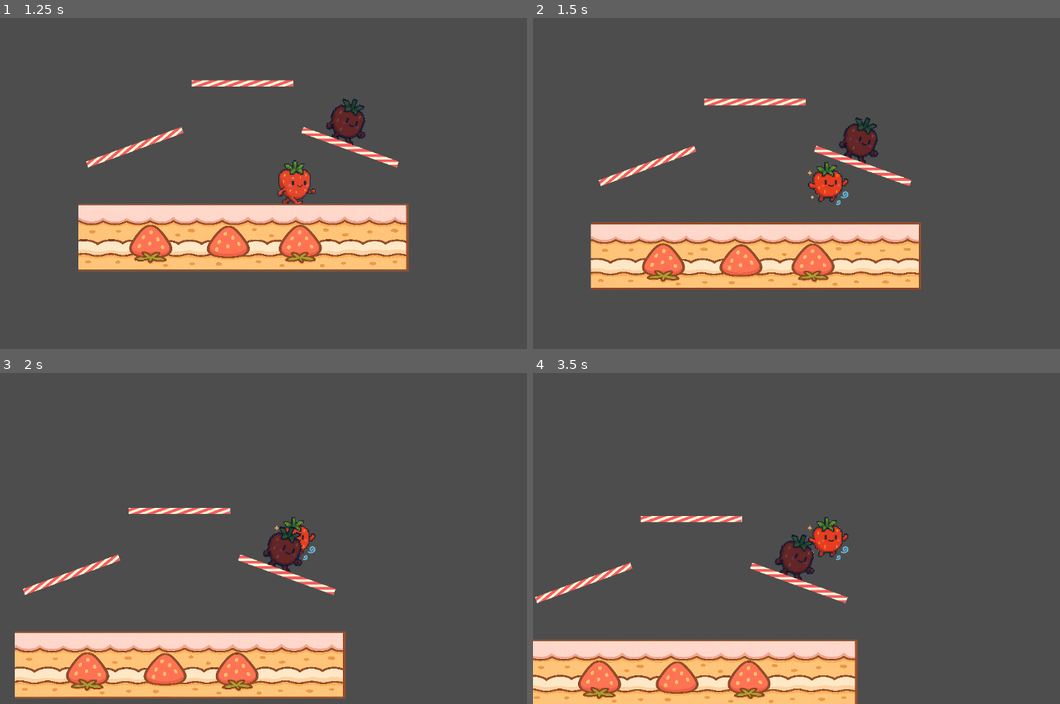
Above: before the commit, frames 1-4 (two rows, left to right).
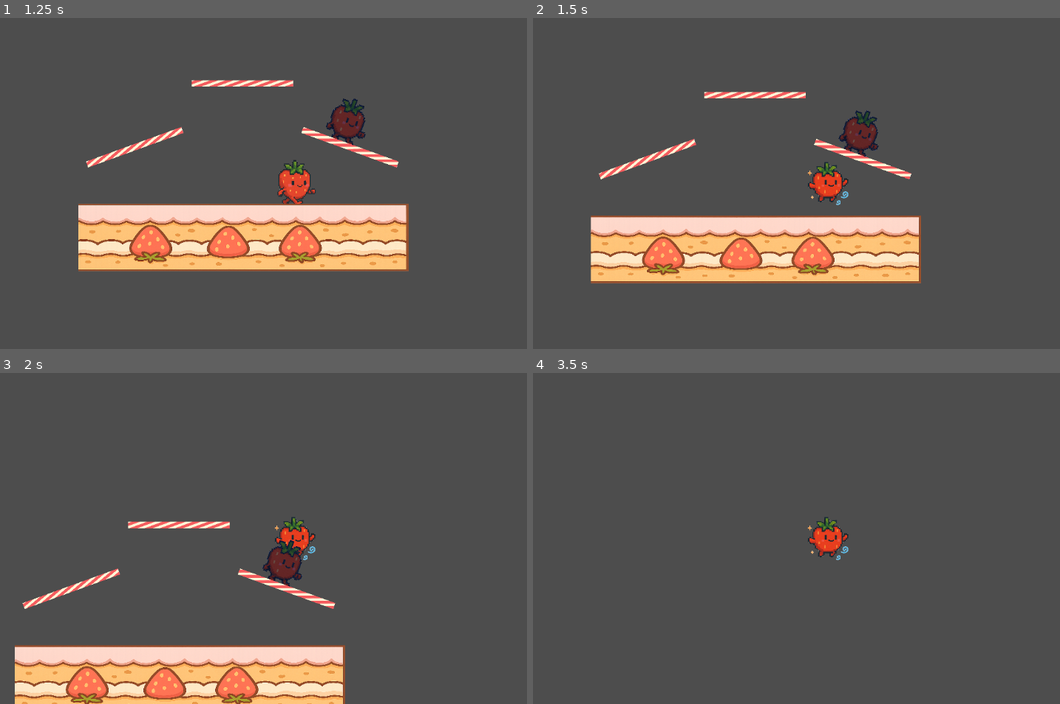
Above: after the commit, the same moments.

Repository: ktarrant/shortcake
Game: Godot game, scene res://scenes/main/Main.tscn
The game is run twice, just before and just after one commit, with the same random seed, the same clock (stepped at 60 frames per second) and the same inputs.
Inputs:
- Up to frame 1 (1.25 s): tap Enter at 0.5 s; hold Right (move_right) from 0.53 s (still down); hold Up (jump) from 0.53 s (still down)
- Up to frame 2 (1.5 s): keep holding Right (move_right); release Up (jump) at 1.28 s; tap Up (jump) at 1.35 s
- Up to frame 3 (2 s): keep holding Right (move_right); tap Up (jump) at 1.52, 1.82 s
- Up to frame 4 (3.5 s): release Right (move_right) at 2.03 s; hold Left (move_left) 2.03-2.78 s; hold Up (jump) 2.03-2.78 s; hold Right (move_right) from 2.78 s (still down); tap Up (jump) at 2.85, 3.02, 3.32 s

Frame 1 is identical in both runs. In frame 2, 13% of the frame differs, in the area x 10-74%, y 22-83%; in frame 3, 16%, in the area x 2-66%, y 40-100%; in frame 4, 14%.

Commit message:
improve jumping further

Diff:
--- a/scripts/Player.gd
+++ b/scripts/Player.gd
@@ -2,17 +2,17 @@
 class_name Player
 
 @export var speed := 400.0
-@export var jump_force := 600.0
+@export var jump_force := 400.0
 @export var gravity := 400.0
 @export var max_jumps := 5
 @export var air_control_strength := 0.05
 @export var fast_fall_burst := 800.0
 @export var one_way_platform_layer := 3
-@export var jump_cutoff_factor := 0.5
 @export var slope_walk_angle := 0.1
 @export var is_dummy := false
 @export var walk_speed_fraction := 0.7
 @export var run_threshold := 0.70
+@export var jump_extend_max_time := 1.0
 @export var character_tint := Color(1, 1, 1)
 
 @onready var sprite: AnimatedSprite2D = $AnimatedSprite2D
@@ -26,7 +26,6 @@
 
 var jump_count := 0
 var can_fast_fall := true
-var jump_cut_applied := false
 var overlapping_player_count := 0
 var percent := 0
 
@@ -73,6 +72,8 @@
 	var floor_normal = get_floor_normal().normalized()
 	var into_floor = base_velocity.project(floor_normal)
 	base_velocity -= into_floor
+	jump_count = 0
+	can_fast_fall = true
 
 func apply_damage(amount: int, knockback: Vector2):
 	percent += amount
@@ -86,7 +87,6 @@
 	input_velocity = Vector2.ZERO
 	jump_count = 0
 	can_fast_fall = true
-	jump_cut_applied = false
 	percent = 0
 	sprite.rotation = 0
 	sprite.play("idle")
--- a/scripts/PlayerState.gd
+++ b/scripts/PlayerState.gd
@@ -78,7 +78,10 @@
 
 		var input_strength: float = abs(input_dir.x)
 		var run: float = input_strength > player.run_threshold
-		var current_speed: float = player.speed * input_strength if run else player.speed * input_strength * player.walk_speed_fraction
+		var current_speed: float = (
+				player.speed * input_strength
+				if run else
+				player.speed * input_strength * player.walk_speed_fraction)
 		var slowdown := 0.7 if player.overlapping_player_count > 0 else 1.0
 		var floor_normal = player.get_floor_normal()
 		var floor_direction = Vector2(-floor_normal.y, floor_normal.x)
@@ -117,9 +120,15 @@
 		elif input_dir.x > 0:
 			player.sprite.flip_h = false
 
+		if (Input.is_action_just_pressed("jump")
+			and player.jump_count < player.max_jumps):
+			player.change_state(JumpState.new())
+
 		var slowdown := 0.7 if player.overlapping_player_count > 0 else 1.0
 		if input_dir.x != 0:
-			player.input_velocity.x = lerp(player.input_velocity.x, input_dir.x * player.speed * slowdown, player.air_control_strength)
+			player.input_velocity.x = lerp(player.input_velocity.x,
+										  input_dir.x * player.speed * slowdown,
+										  player.air_control_strength)
 		else:
 			player.input_velocity.x = lerp(player.input_velocity.x, 0.0, 0.1)
 
@@ -133,19 +142,36 @@
 class JumpState:
 	extends AirState
 
+	var jump_extend_time := 0.0
+
 	func enter(player: Node) -> void:
 		print("enter state: JumpState")
 		player.sprite.play("jump_hold")
-		var jump_vector = player.get_floor_normal().normalized() if player.is_on_floor() else Vector2.UP
-		player.base_velocity += jump_vector * player.jump_force
+		var jump_vector = (player.get_floor_normal().normalized()
+							if player.is_on_floor() else
+							Vector2.UP)
+		var modifier = 1.0 if player.is_on_floor() else 0.7
+		player.base_velocity += jump_vector * player.jump_force * modifier
 		player.jump_count += 1
 		player.can_fast_fall = true
-		player.jump_cut_applied = false
+		jump_extend_time = player.jump_extend_max_time
 
 	func handle_input(player: Node, input_dir: Vector2) -> void:
 		if not Input.is_action_pressed("jump"):
 			player.change_state(AirState.new())
 		super.handle_input(player, input_dir)
+
+	func physics_update(player: Node, delta: float) -> void:
+		super.physics_update(player, delta)
+
+		if jump_extend_time > 0:
+			jump_extend_time -= delta
+			player.base_velocity.y -= (
+				jump_extend_time / player.jump_extend_max_time
+				 * player.speed * player.air_control_strength
+				* delta)
+		else:
+			player.change_state(AirState.new())
 
 
 class AttackState:
